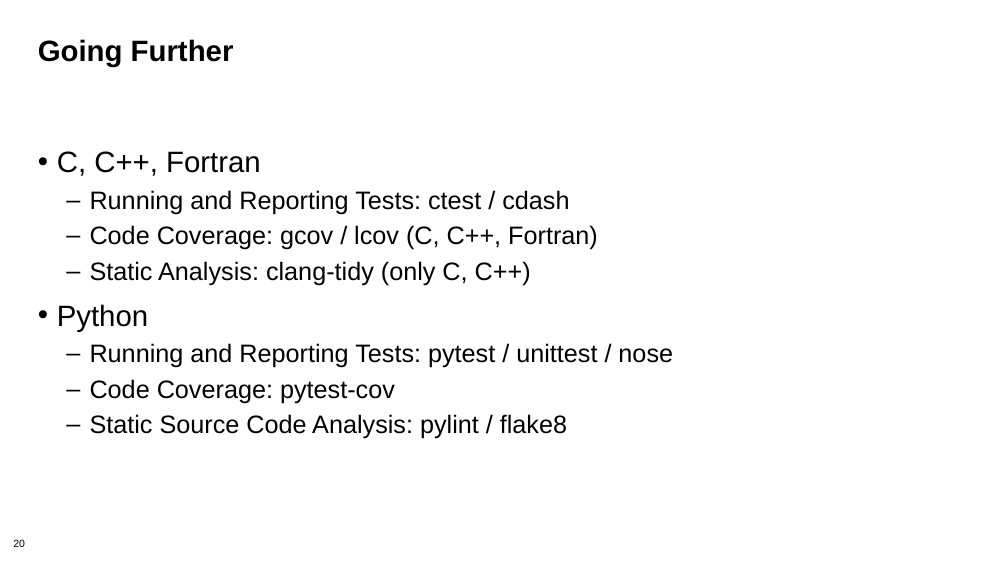
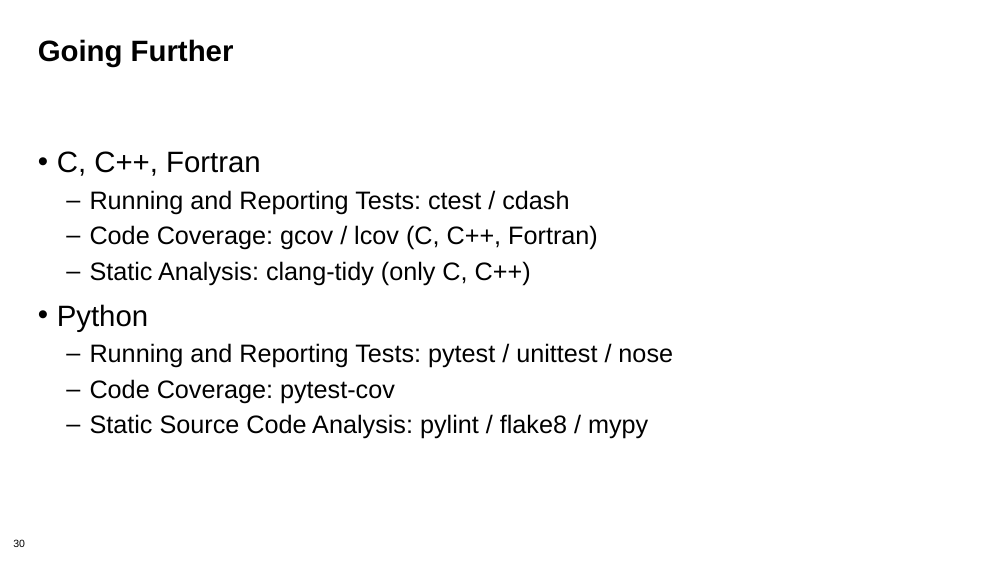
Before and after one commit to bssw-tutorial/presentations, a slide deck: slide 30 of packaging.pptx (slide 20 before the commit). Drawn at 1008x567 pixels with LibreOffice and Linux fonts; fonts in the diff are those of the drawing; background and template pictures are left out. Boxes give left, top, right and bottom in pixels: in the first picture for what was removed or moved away, otherwise in the second. Text is boxed around its words. In the diff, an @@ line names an element or a change of style, - is before the commit and + after.

```diff
--- a/packaging.pptx
+++ b/packaging.pptx
@@ text at [90,414,648,439]: text changed @@
-  – Static Source Code Analysis: pylint / flake8
+  – Static Source Code Analysis: pylint / flake8 / mypy
```
Also in this commit, not shown: 28 other slides changed, 22 slides added.
